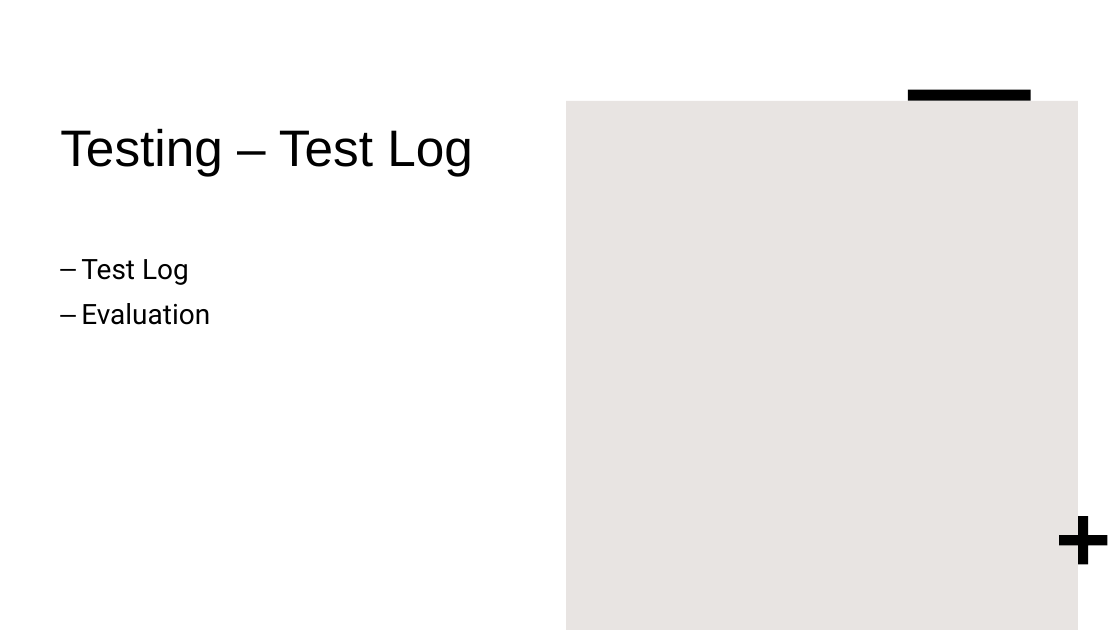
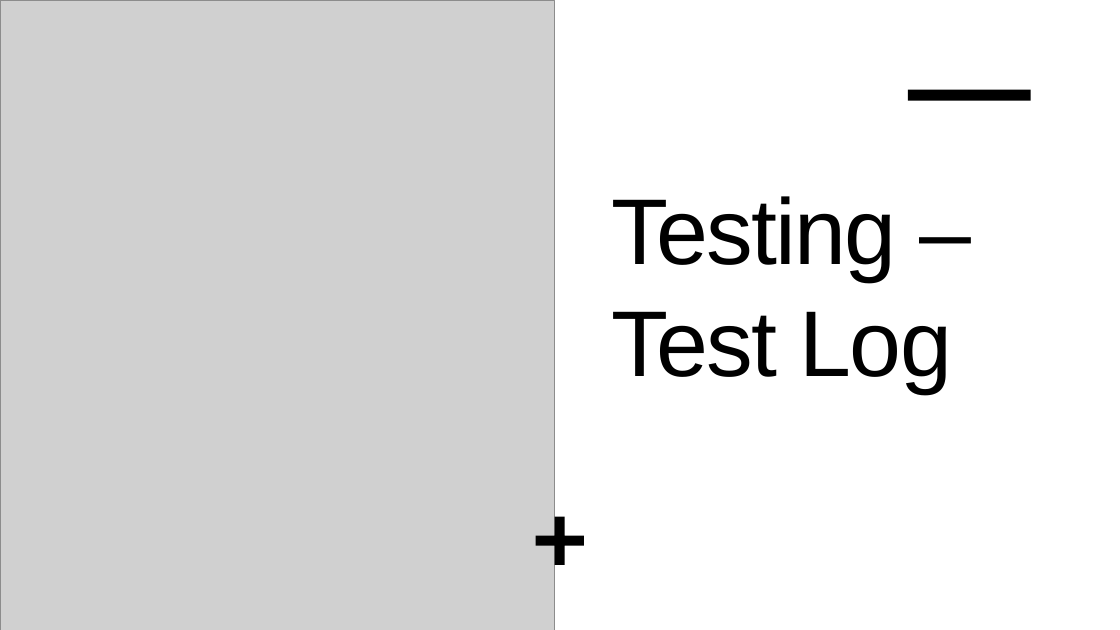
Before and after one commit to IsaacdmDunn/FYP-Bsc, a slide deck: slide 17 of Narrative AI Generation.pptx (slide 15 before the commit). Drawn at 1120x630 pixels with LibreOffice and Linux fonts; fonts in the diff are those of the drawing; grey boxes stand for pictures. Boxes give left, top, right and bottom in pixels: in the first picture for what was removed or moved away, otherwise in the second. Text is boxed around its words. In the diff, an @@ line names an element or a change of style, - is before the commit and + after.

Commit message:
powerpoint

```diff
--- a/Narrative AI Generation.pptx
+++ b/Narrative AI Generation.pptx
@@ rectangle added at (0,0,1120,630), fill #FFFFFF @@
@@ picture added at (0,0,555,630) @@
@@ rectangle added at (480,101,1077,630), fill #E8E4E2 @@
@@ rectangle removed at (908,90,1031,101) @@
@@ rectangle added at (908,90,1031,101), fill #000000 @@
@@ title "Testing – Test Log": place and size @@
-title "Testing – Test Log" at (60,128,473,176)
+title "Testing – Test Log" at (611,196,952,393)
@@ title "Testing – Test Log" at (611,196,952,393): size 44 to 80 pt, letter spacing 0 to -1.5 pt; vertical alignment top to bottom @@
@@ text removed at (81,259,210,325) @@
-– Test Log
-– Evaluation
@@ plus added at (536,517,584,565), fill #000000 @@
@@ plus removed at (1060,516,1107,564) @@
```
Also in this commit, not shown: 3 other slides changed, 7 slides added, 3 slides removed.
